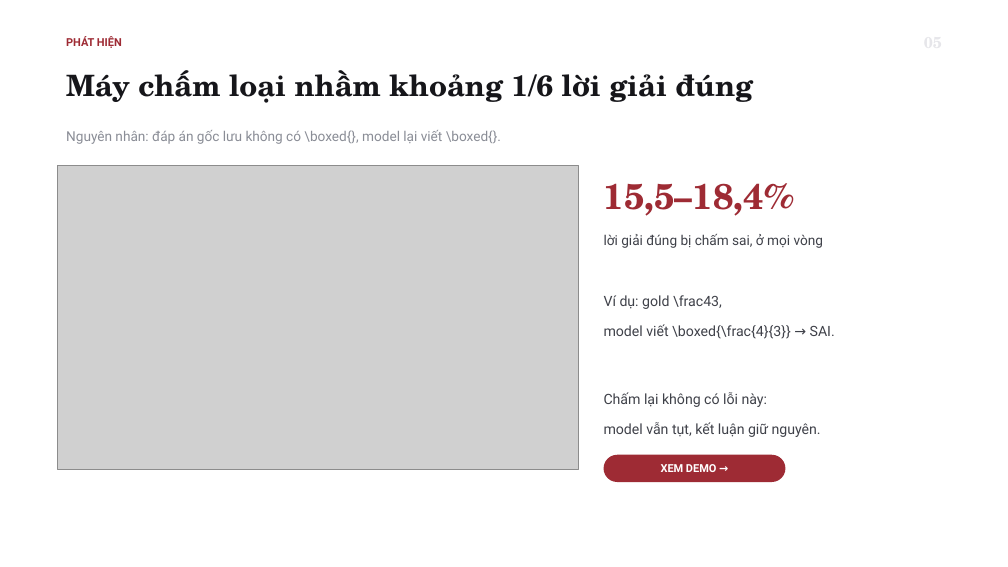
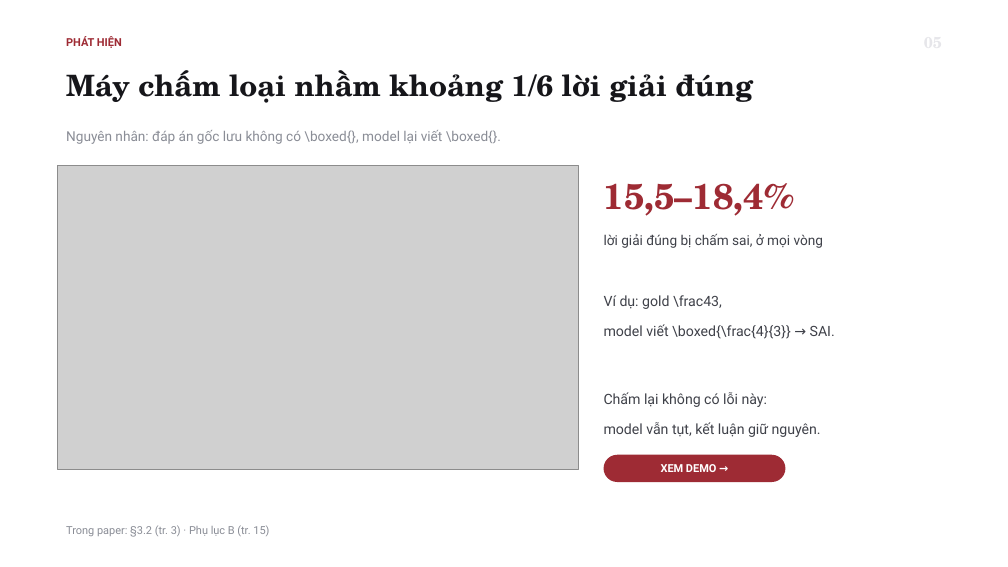
Before and after one commit to tsan2711/DACNTT_2026, a slide deck: slide 6 of 25-10-2026/BaoCaoNhanh_25-10_52300057_52300006.pptx. Drawn at 1008x567 pixels with LibreOffice and Linux fonts; fonts in the diff are those of the drawing; grey boxes stand for pictures. Boxes give left, top, right and bottom in pixels: in the first picture for what was removed or moved away, otherwise in the second. Text is boxed around its words. In the diff, an @@ line names an element or a change of style, - is before the commit and + after.

```diff
--- a/25-10-2026/BaoCaoNhanh_25-10_52300057_52300006.pptx
+++ b/25-10-2026/BaoCaoNhanh_25-10_52300057_52300006.pptx
@@ text added at box(66, 525, 269, 537), 10.5 pt, text #8A8D96 @@
+Trong paper: §3.2 (tr. 3) · Phụ lục B (tr. 15)
```
Also in this commit, not shown: 8 other slides changed, 2 other files.
